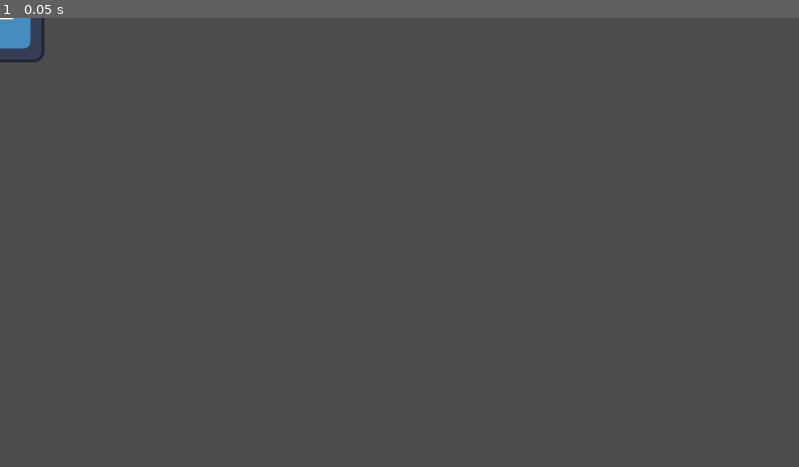
Above: before the commit, frame 1.
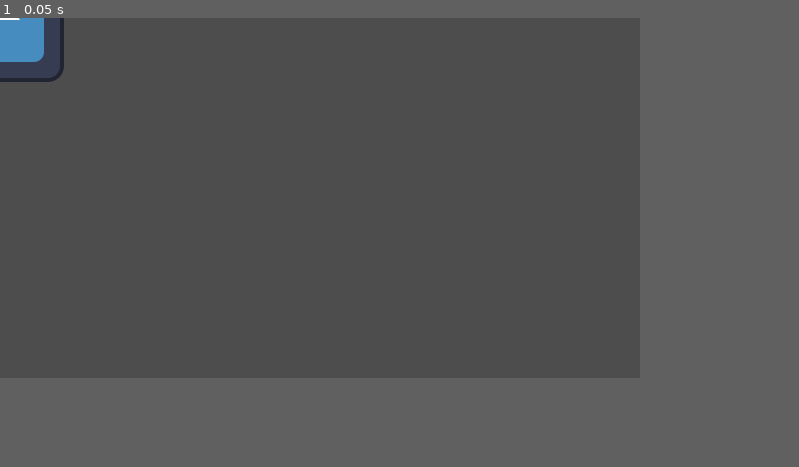
Above: after the commit, the same moment.

Repository: ErikTheBerik/2D-Spooky-Game-Jam-2024
Game: Godot game, scene res://Scenes/main_game.tscn
Two runs of this game, one before a commit and one after it. Both use one fixed random seed, a clock stepped at 60 frames per second and the inputs below. The engine's default icon, where the game draws it, is replaced by a stand-in: a white triangle on a blue panel in a dark square.
Inputs:
- Up to frame 1 (0.05 s): no input
In our replay, the window is 799x449 before the commit and 640x360 after it. These sizes can differ from the game's own. Grey fills any space a smaller window leaves; there, only what the larger window draws over its background counts as a difference.

The runs differ from the first frame. In frame 1, 0.4% of the frame differs, in the area x 0-9%, y 0-15%.

Commit message:
Project settings

Diff:
--- a/project.godot
+++ b/project.godot
@@ -15,7 +15,14 @@
 config/features=PackedStringArray("4.3", "GL Compatibility")
 config/icon="res://icon.svg"
 
+[display]
+
+window/size/viewport_width=640
+window/size/viewport_height=360
+window/stretch/mode="viewport"
+
 [rendering]
 
+textures/canvas_textures/default_texture_filter=0
 renderer/rendering_method="gl_compatibility"
 renderer/rendering_method.mobile="gl_compatibility"
